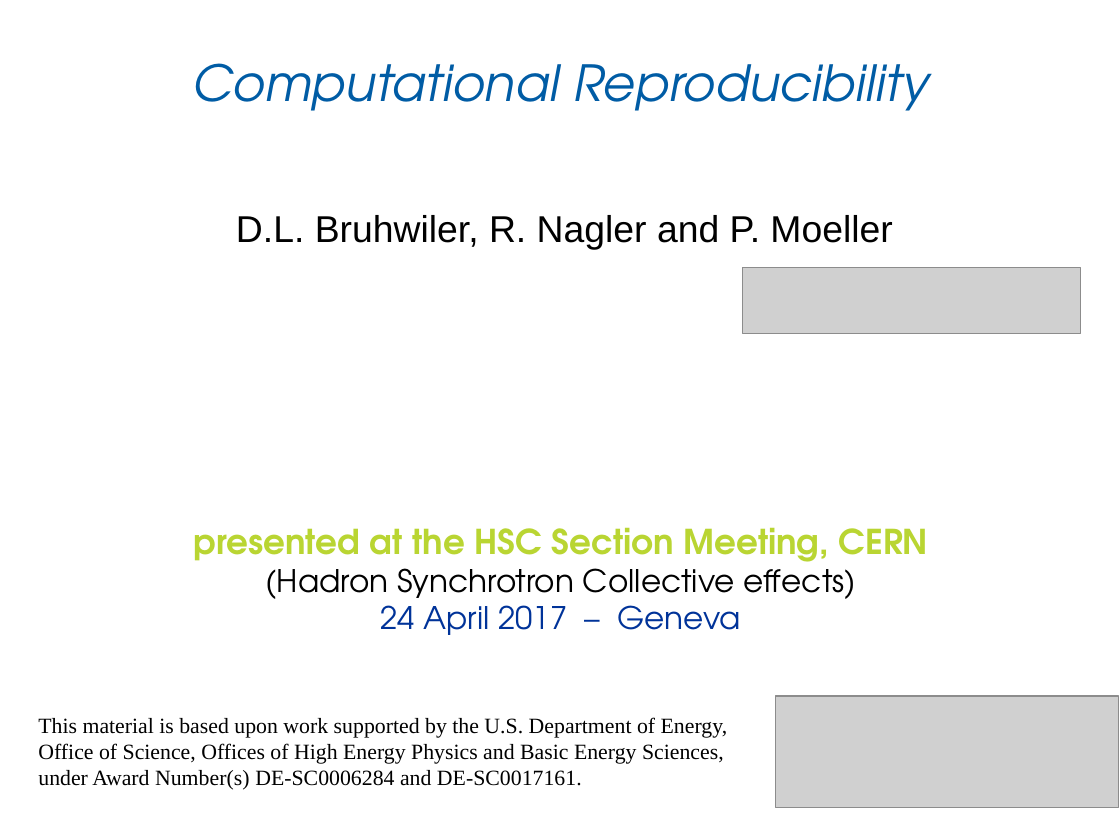
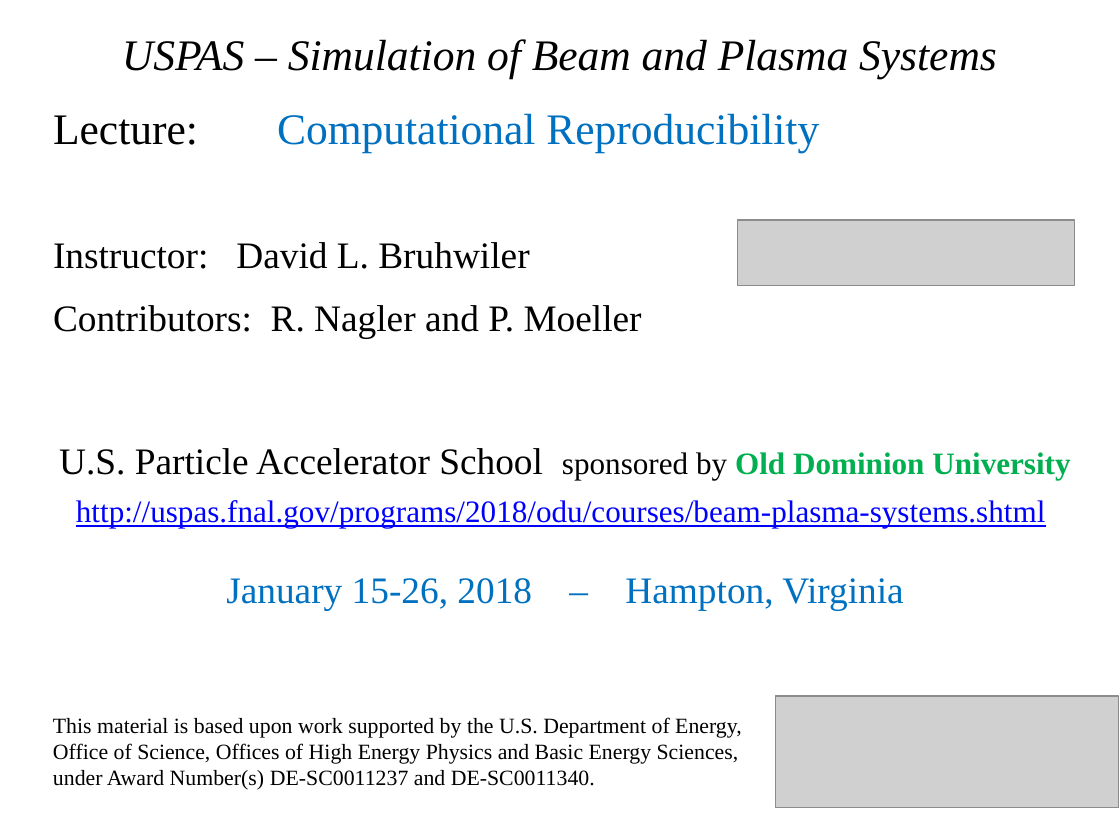
Before and after one commit to uspas/simbeamplasma18, a slide deck: slide 1 of computational_reproducibility/lecture/2018_ComputationalReproducibility_Bruhwiler_USPAS.pptx. Drawn at 1120x840 pixels with LibreOffice and Linux fonts; fonts in the diff are those of the drawing; grey boxes stand for pictures. Boxes give left, top, right and bottom in pixels: in the first picture for what was removed or moved away, otherwise in the second. Text is boxed around its words. In the diff, an @@ line names an element or a change of style, - is before the commit and + after.

Commit message:
updated version

```diff
--- a/computational_reproducibility/lecture/2018_ComputationalReproducibility_Bruhwiler_USPAS.pptx
+++ b/computational_reproducibility/lecture/2018_ComputationalReproducibility_Bruhwiler_USPAS.pptx
@@ title at bbox=[122, 39, 997, 78]: text changed; size 32 to 28 pt; font TeX Gyre Adventor to Times New Roman; text colour #005CA5 to #000000 @@
-Computational Reproducibility
+USPAS – Simulation of Beam and Plasma Systems
@@ text added at bbox=[53, 113, 819, 153], 28 pt, text #0070C0 @@
+Lecture: Computational Reproducibility
@@ picture: place and size @@
-picture at bbox=[743, 268, 1080, 334]
+picture at bbox=[737, 220, 1074, 286]
@@ text at bbox=[53, 242, 642, 339]: text changed; font Arial to Times New Roman @@
-D.L. Bruhwiler, R. Nagler and P. Moeller
+Instructor: David L. Bruhwiler
+Contributors: R. Nagler and P. Moeller
@@ text at bbox=[59, 448, 1070, 610]: text changed; font TeX Gyre Adventor to Times New Roman; text colour #B9D532 to #0000FF @@
-presented at the HSC Section Meeting, CERN
-(Hadron Synchrotron Collective effects)
-24 April 2017 – Geneva
+U.S. Particle Accelerator School sponsored by Old Dominion University
+http://uspas.fnal.gov/programs/2018/odu/courses/beam-plasma-systems.shtml
+January 15-26, 2018 – Hampton, Virginia
@@ text at bbox=[53, 717, 742, 790]: text changed @@
-This material is based upon work supported by the U.S. Department of Energy, Office of Science, Offices of High Energy Physics and Basic Energy Sciences, under Award Number(s) DE-SC0006284 and DE-SC0017161.
+This material is based upon work supported by the U.S. Department of Energy, Office of Science, Offices of High Energy Physics and Basic Energy Sciences, under Award Number(s) DE-SC0011237 and DE-SC0011340.
```
Also in this commit, not shown: 1 slide added, 2 slides removed.
